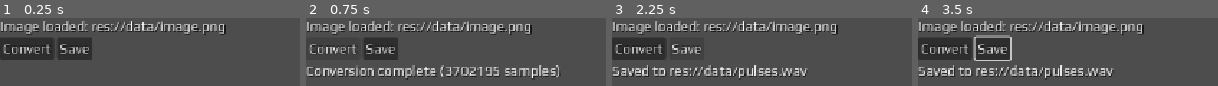
Above: before the commit, frames 1-4 (left to right).
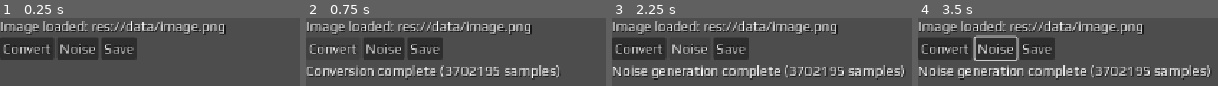
Above: after the commit, the same moments.

Repository: mgiuca/message-game
Game: Godot game, scene res://scenes/tools/image_to_wav.tscn
The game is run twice, just before and just after one commit, with the same random seed, the same clock (stepped at 60 frames per second) and the same inputs. This scene is started directly instead of the project's main scene. Sound files missing from this copy of the repository are replaced by a short silence.
Inputs (mouse positions are in pixels of both pictures, inside the frame that each line leads up to):
- Up to frame 1 (0.25 s): no input
- Up to frame 2 (0.75 s): click "Convert" at 0.5 s
- Up to frame 3 (2.25 s): click "Save" at 1.25 s; click (690, 48) at 2 s, where only the run after the commit has a clickable "Noise"
- Up to frame 4 (3.5 s): move the mouse to (outside the picture) at 2.77 s; hold Up (ui_up) from 2.78 s (still down); click (outside the picture) at 2.92 s

The runs differ from the first frame. In frame 1, 5.1% of the frame differs, in the area x 20-46%, y 29-62%; in frame 2, 5.1%; in frame 3, 14%; in frame 4, 14%, in the area x 0-98%, y 25-92%.

Commit message:
White noise generator.

Diff:
--- a/scenes/pulse_generator.gd
+++ b/scenes/pulse_generator.gd
@@ -49,6 +49,24 @@
   audio_stream.loop_end = data.size() - 1
   return audio_stream
 
+## Makes a white noise audio.
+static func generate_audio_from_noise(duration: float) -> AudioStreamWAV:
+  var audio_stream := AudioStreamWAV.new()
+  audio_stream.format = WAV_FORMAT
+  audio_stream.mix_rate = WAV_MIX_RATE
+  audio_stream.stereo = WAV_STEREO
+  audio_stream.loop_mode = AudioStreamWAV.LOOP_FORWARD
+
+  var data : PackedByteArray
+  var num_samples := roundi(WAV_MIX_RATE * duration)
+  data.resize(num_samples)
+  for i in num_samples:
+    data[i] = randi_range(0, 255)
+
+  audio_stream.data = data
+  audio_stream.loop_end = data.size() - 1
+  return audio_stream
+
 static func produce_sine_wave(buffer: PackedByteArray, start_idx : int,
                               length: int, freq: float) -> void:
   assert(start_idx + length <= buffer.size())
--- a/scenes/tools/image_to_wav.gd
+++ b/scenes/tools/image_to_wav.gd
@@ -1,9 +1,11 @@
 extends Control
 
 @onready var image : Image = load('res://data/image.png')
-const WAV_FILENAME : String = 'res://data/pulses.wav'
+const PULSES_FILENAME : String = 'res://data/pulses.wav'
+const NOISE_FILENAME : String = 'res://data/noise.wav'
 
 var audio_stream : AudioStreamWAV
+var save_filename : String
 
 @onready var lbl_image : Label = %LblImage
 @onready var lbl_status : Label = %LblStatus
@@ -15,7 +17,16 @@
 func _on_btn_convert_pressed() -> void:
   audio_stream = PulseGenerator.generate_audio_from_image(image)
   lbl_status.text = 'Conversion complete (%d samples)' % [audio_stream.data.size()]
+  save_filename = PULSES_FILENAME
 
 func _on_btn_save_pressed() -> void:
-  audio_stream.save_to_wav(WAV_FILENAME)
-  lbl_status.text = 'Saved to %s' % WAV_FILENAME
+  if not save_filename:
+    return
+  audio_stream.save_to_wav(save_filename)
+  lbl_status.text = 'Saved to %s' % save_filename
+
+func _on_btn_noise_pressed() -> void:
+  audio_stream = PulseGenerator.generate_audio_from_noise(
+    image.get_data_size() * PulseGenerator.PULSE_LENGTH)
+  lbl_status.text = 'Noise generation complete (%d samples)' % audio_stream.data.size()
+  save_filename = NOISE_FILENAME
--- a/scenes/tools/image_to_wav.tscn
+++ b/scenes/tools/image_to_wav.tscn
@@ -27,6 +27,10 @@
 layout_mode = 2
 text = "Convert"
 
+[node name="BtnNoise" type="Button" parent="VBoxContainer/HBoxContainer" unique_id=1126311700]
+layout_mode = 2
+text = "Noise"
+
 [node name="BtnSave" type="Button" parent="VBoxContainer/HBoxContainer" unique_id=289251773]
 layout_mode = 2
 text = "Save"
@@ -36,4 +40,5 @@
 layout_mode = 2
 
 [connection signal="pressed" from="VBoxContainer/HBoxContainer/BtnConvert" to="." method="_on_btn_convert_pressed"]
+[connection signal="pressed" from="VBoxContainer/HBoxContainer/BtnNoise" to="." method="_on_btn_noise_pressed"]
 [connection signal="pressed" from="VBoxContainer/HBoxContainer/BtnSave" to="." method="_on_btn_save_pressed"]
